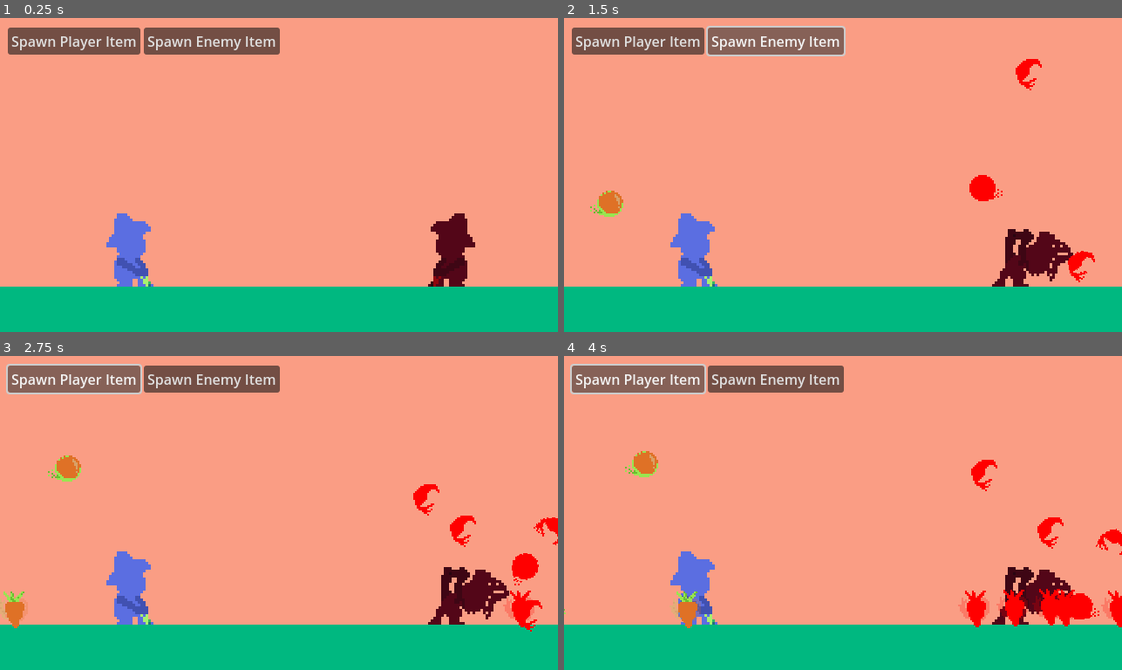
Above: before the commit, frames 1-4 (two rows, left to right).
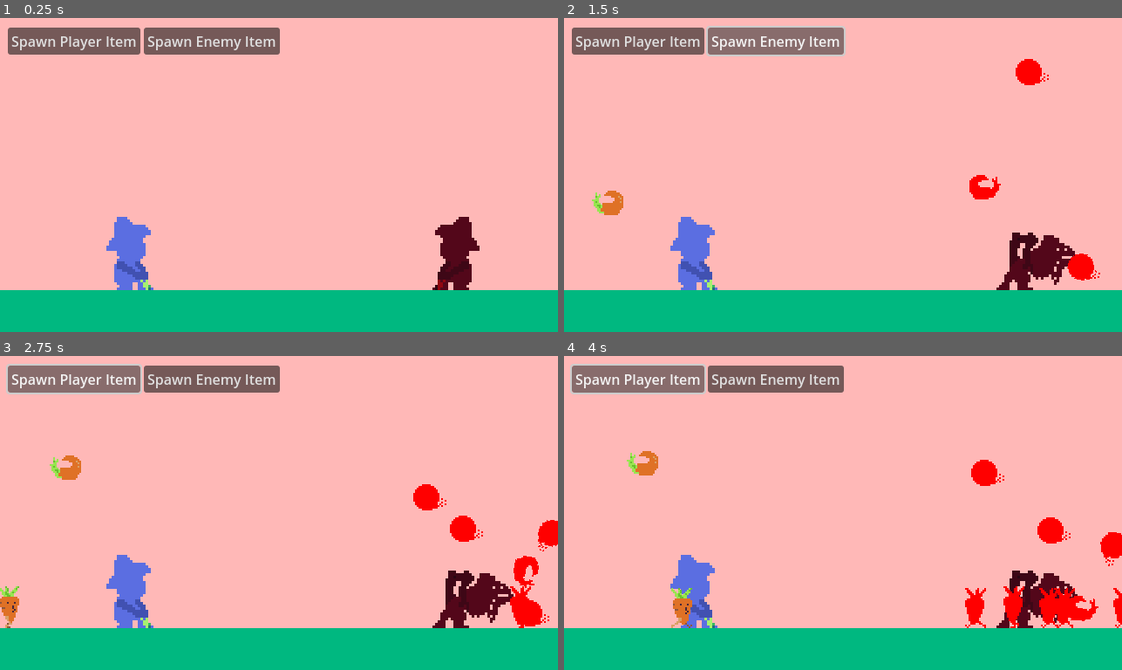
Above: after the commit, the same moments.

Repository: a3leong/farm-fiesta
Game: Godot game, scene res://main.tscn
The game is run twice, just before and just after one commit, with the same random seed, the same clock (stepped at 60 frames per second) and the same inputs.
Inputs:
- Up to frame 1 (0.25 s): no input
- Up to frame 2 (1.5 s): click "Spawn Player Item" at 0.5 s; click "Spawn Enemy Item" at 1.25 s
- Up to frame 3 (2.75 s): click "Spawn Player Item" at 2 s
- Up to frame 4 (4 s): click "Spawn Enemy Item" at 2.75 s; click "Spawn Player Item" at 3.5 s

The runs differ from the first frame. In frame 1, 81% of the frame differs, in the area x 0-100%, y 0-87%; in frame 2, 79%; in frame 3, 79%; in frame 4, 79%.

Commit message:
feat: signals, unit death

Diff:
--- a/classes/Player/farmer.tscn
+++ b/classes/Player/farmer.tscn
@@ -1,4 +1,4 @@
-[gd_scene load_steps=9 format=3]
+[gd_scene load_steps=9 format=3 uid="uid://bi2ji4jbpjtyy"]
 
 [ext_resource type="Script" path="res://classes/Player/Farmer.gd" id="1_d85vo"]
 [ext_resource type="Texture2D" uid="uid://dvejru00f6lhc" path="res://assets/farmer-pull.png" id="2_yh040"]
--- a/classes/Unit/unit.gd
+++ b/classes/Unit/unit.gd
@@ -1,6 +1,8 @@
 extends Node2D
 
 @export var speed = 100
+var floorHeight = 48
+signal unitCollide
 
 ## A unit wrapper for managing and handling multiple states of a single unit
 ##
@@ -17,6 +19,11 @@
 func init(initOwner: int):
 	$UnitStateWalking.init(initOwner)
 	$UnitStatePluck.init(initOwner)
+
+## _die()
+## Play death animation for unit then clean up memory
+func _die():
+	queue_free()
 
 ## _get_current_position()
 ##
@@ -76,4 +83,11 @@
 
 
 func _on_unit_state_pluck_bounced_twice(globalPosition: Vector2):
-	set_state(UnitStateEnum.WALKING, globalPosition)
+	# We only want the x position, course correct so carrot is actually walking on the ground
+	var floorHeightPos = ProjectSettings.get_setting("display/window/size/viewport_height") - floorHeight
+	set_state(UnitStateEnum.WALKING, Vector2(globalPosition.x, floorHeightPos))
+
+
+func _on_unit_state_walking_unit_collision(ownedUnit: Area2D, enemyUnit: Area2D):
+	unitCollide.emit(ownedUnit, enemyUnit)
+	_die()
--- a/classes/Unit/unit.tscn
+++ b/classes/Unit/unit.tscn
@@ -11,4 +11,5 @@
 
 [node name="UnitStatePluck" parent="." instance=ExtResource("3_uhy6d")]
 
+[connection signal="unit_collision" from="UnitStateWalking" to="." method="_on_unit_state_walking_unit_collision"]
 [connection signal="bounced_twice" from="UnitStatePluck" to="." method="_on_unit_state_pluck_bounced_twice"]
--- a/classes/Unit/unit_state_pluck.tscn
+++ b/classes/Unit/unit_state_pluck.tscn
@@ -71,8 +71,8 @@
 [node name="AnimatedSprite2D" type="AnimatedSprite2D" parent="RigidBody2D"]
 scale = Vector2(2, 2)
 sprite_frames = SubResource("SpriteFrames_pg68l")
-frame = 3
-frame_progress = 0.173967
+frame = 2
+frame_progress = 0.160667
 
 [node name="CollisionShape2D" type="CollisionShape2D" parent="RigidBody2D"]
 position = Vector2(1.5, 0.5)
--- a/classes/Unit/unit_state_walking.gd
+++ b/classes/Unit/unit_state_walking.gd
@@ -4,6 +4,8 @@
 
 var isWalking = false
 var unitOwner
+
+signal unit_collision
 
 # System called on script init
 func _init():
@@ -12,7 +14,9 @@
 # Dev called init function
 func init(initOwner):
 	unitOwner = initOwner
+	$Area2D.init(unitOwner)
 	if unitOwner == UnitOwnerEnum.ENEMY:
+		$Area2D/AnimatedSprite2D.set_flip_h(true)
 		speed = -speed
 		set_modulate(Color(255, 0, 0))
 
@@ -27,3 +31,8 @@
 func _process(delta: float):
 	if isWalking:
 		position.x += delta * speed
+
+
+func _on_area_2d_area_entered(area):
+	if unitOwner != area.unitOwner:
+		unit_collision.emit($Area2D, area)
--- a/classes/Unit/unit_state_walking.tscn
+++ b/classes/Unit/unit_state_walking.tscn
@@ -1,35 +1,63 @@
-[gd_scene load_steps=6 format=3 uid="uid://d2w0bnyplubyx"]
+[gd_scene load_steps=10 format=3 uid="uid://d2w0bnyplubyx"]
 
 [ext_resource type="Script" path="res://classes/Unit/unit_state_walking.gd" id="1_28cq0"]
 [ext_resource type="Texture2D" uid="uid://conmcqk5yptos" path="res://assets/carrot-walk-Sheet.png" id="2_2e1u8"]
+[ext_resource type="Script" path="res://classes/Unit/unit_state_walking_area2d.gd" id="2_q1oxw"]
 
-[sub_resource type="AtlasTexture" id="AtlasTexture_jkjjb"]
+[sub_resource type="AtlasTexture" id="AtlasTexture_mk376"]
 atlas = ExtResource("2_2e1u8")
 region = Rect2(0, 0, 24, 24)
+
+[sub_resource type="AtlasTexture" id="AtlasTexture_n81bs"]
+atlas = ExtResource("2_2e1u8")
+region = Rect2(24, 0, 24, 24)
+
+[sub_resource type="AtlasTexture" id="AtlasTexture_741td"]
+atlas = ExtResource("2_2e1u8")
+region = Rect2(48, 0, 24, 24)
+
+[sub_resource type="AtlasTexture" id="AtlasTexture_nwutf"]
+atlas = ExtResource("2_2e1u8")
+region = Rect2(72, 0, 24, 24)
 
 [sub_resource type="SpriteFrames" id="SpriteFrames_opyln"]
 animations = [{
 "frames": [{
 "duration": 1.0,
-"texture": SubResource("AtlasTexture_jkjjb")
+"texture": SubResource("AtlasTexture_mk376")
+}, {
+"duration": 1.0,
+"texture": SubResource("AtlasTexture_n81bs")
+}, {
+"duration": 1.0,
+"texture": SubResource("AtlasTexture_741td")
+}, {
+"duration": 1.0,
+"texture": SubResource("AtlasTexture_nwutf")
 }],
 "loop": true,
 "name": &"default",
-"speed": 5.0
+"speed": 12.0
 }]
 
 [sub_resource type="RectangleShape2D" id="RectangleShape2D_g0t3h"]
-size = Vector2(12, 21)
+size = Vector2(12, 24)
 
 [node name="UnitStateWalking" type="Node2D"]
 scale = Vector2(2, 2)
 script = ExtResource("1_28cq0")
 
 [node name="Area2D" type="Area2D" parent="."]
+position = Vector2(0, -12)
+script = ExtResource("2_q1oxw")
 
 [node name="AnimatedSprite2D" type="AnimatedSprite2D" parent="Area2D"]
 sprite_frames = SubResource("SpriteFrames_opyln")
+frame = 2
+frame_progress = 0.776334
 
 [node name="CollisionShape2D" type="CollisionShape2D" parent="Area2D"]
-position = Vector2(0, 0.5)
+visible = false
 shape = SubResource("RectangleShape2D_g0t3h")
+
+[connection signal="area_entered" from="Area2D" to="." method="_on_area_2d_area_entered"]
--- /dev/null
+++ b/classes/Unit/unit_state_walking_area2d.gd
@@ -0,0 +1,7 @@
+extends Area2D
+# This script exists to hold the unit owner property
+
+var unitOwner = UnitOwnerEnum.PLAYER
+
+func init(newUnitOwner: int):
+	unitOwner = newUnitOwner
--- a/main.gd
+++ b/main.gd
@@ -47,8 +47,13 @@
 #	add_child(spawnedUnit)
 
 
+func _on_unit_collide(playerUnit: Area2D, enemyUnit: Area2D):
+	print("on unit collide signal")
+
 func spawn_unit(unitOwner):
 	var spawnedUnit = unitScene.instantiate()
+	spawnedUnit.unitCollide.connect(_on_unit_collide)
+
 	var startPosition
 	if unitOwner == UnitOwnerEnum.PLAYER:
 		startPosition = $PlayerUnitSpawnPosition.position
--- a/main.tscn
+++ b/main.tscn
@@ -4,10 +4,10 @@
 [ext_resource type="Script" path="res://main.gd" id="1_rkl1y"]
 [ext_resource type="PackedScene" uid="uid://c1cm7khls3r1w" path="res://classes/Unit/unit.tscn" id="2_gnb1n"]
 [ext_resource type="PackedScene" uid="uid://c6lmx45nhktp" path="res://audio_manager.tscn" id="3_502kr"]
-[ext_resource type="PackedScene" path="res://classes/Player/farmer.tscn" id="4_2eqrv"]
+[ext_resource type="PackedScene" uid="uid://bi2ji4jbpjtyy" path="res://classes/Player/farmer.tscn" id="4_2eqrv"]
 
 [sub_resource type="RectangleShape2D" id="RectangleShape2D_4if47"]
-size = Vector2(2038, 53)
+size = Vector2(2000, 48)
 
 [node name="Main" type="Node2D"]
 script = ExtResource("1_rkl1y")
@@ -20,23 +20,24 @@
 [node name="Background" type="ColorRect" parent="."]
 offset_right = 640.0
 offset_bottom = 360.0
-color = Color(0.980392, 0.615686, 0.517647, 1)
+color = Color(1, 0.721569, 0.717647, 1)
 metadata/_edit_use_anchors_ = true
 
 [node name="Ground" type="StaticBody2D" parent="."]
-position = Vector2(9, 310)
+position = Vector2(24, 368)
 collision_layer = 2
 metadata/_edit_group_ = true
 
 [node name="ColorRect" type="ColorRect" parent="Ground"]
-offset_left = -687.0
-offset_top = -2.0
-offset_right = 1542.0
-offset_bottom = 50.0
+offset_left = -664.0
+offset_top = -56.0
+offset_right = 1336.0
+offset_bottom = -8.0
+size_flags_horizontal = 4
 color = Color(0, 0.721569, 0.501961, 1)
 
 [node name="CollisionShape2D" type="CollisionShape2D" parent="Ground"]
-position = Vector2(355, 24.5)
+position = Vector2(336, -32)
 shape = SubResource("RectangleShape2D_4if47")
 
 [node name="PlayerUnitSpawnPosition" type="Marker2D" parent="."]
@@ -48,15 +49,15 @@
 [node name="DebugUI" parent="." instance=ExtResource("1_3ksjr")]
 
 [node name="Farmer" parent="." instance=ExtResource("4_2eqrv")]
-position = Vector2(152, 260)
+position = Vector2(152, 264)
 
 [node name="EnemyFarmer" parent="." instance=ExtResource("4_2eqrv")]
 modulate = Color(0.835294, 0, 0.0862745, 0.960784)
-position = Vector2(515, 260)
+position = Vector2(520, 264)
 isEnemy = true
 
 [node name="test" type="Marker2D" parent="."]
-position = Vector2(44, 290)
+position = Vector2(-32, 308)
 
 [connection signal="timeout" from="EnemyFarmerPickTimer" to="." method="_on_enemy_farmer_pick_timer_timeout"]
 [connection signal="debugSpawnEnemyUnit" from="DebugUI" to="." method="_on_debug_ui_debug_spawn_enemy_unit"]
--- /dev/null
+++ b/ui.gd
@@ -0,0 +1,26 @@
+extends Control
+
+var counter = 0
+var gradualCounter = 0 # Make counter fill more gradual
+var start_speed = 5
+var speed = start_speed
+var deacceleration = 1.5
+var minSpeed = 0.5
+
+func _process(delta):
+	if gradualCounter < counter:
+		gradualCounter += speed
+		if speed > 0.5:
+			speed /= deacceleration
+		if gradualCounter > counter:
+			gradualCounter = counter
+		print(speed)
+		print(gradualCounter)
+		print(counter)
+		($TextureProgressBar as TextureProgressBar).set_value(gradualCounter)
+	else:
+		speed = start_speed
+
+func _input(event):
+	if (event.is_action_pressed("pick_item")):
+		counter += 20
--- /dev/null
+++ b/ui.tscn
@@ -0,0 +1,54 @@
+[gd_scene load_steps=4 format=3 uid="uid://dldaqt5rq5ah2"]
+
+[ext_resource type="Script" path="res://ui.gd" id="1_qnyf2"]
+[ext_resource type="Texture2D" uid="uid://ciqpvftf4164k" path="res://assets/meter/outer.png" id="2_7yijq"]
+[ext_resource type="Texture2D" uid="uid://dcoqreayf3u5s" path="res://assets/meter/inner.png" id="3_hirmb"]
+
+[node name="UI" type="Control"]
+layout_mode = 3
+anchors_preset = 15
+anchor_right = 1.0
+anchor_bottom = 1.0
+grow_horizontal = 2
+grow_vertical = 2
+script = ExtResource("1_qnyf2")
+
+[node name="TextureProgressBar" type="TextureProgressBar" parent="."]
+layout_mode = 2
+offset_left = 21.0
+offset_top = 11.0
+offset_right = 450.0
+offset_bottom = 57.0
+nine_patch_stretch = true
+stretch_margin_left = 3
+stretch_margin_top = 3
+stretch_margin_right = 3
+stretch_margin_bottom = 3
+texture_under = ExtResource("2_7yijq")
+texture_progress = ExtResource("3_hirmb")
+tint_under = Color(0.972549, 0.901961, 0, 1)
+tint_progress = Color(1, 0, 0, 1)
+
+[node name="MarginContainer" type="MarginContainer" parent="."]
+layout_mode = 2
+offset_top = 6.0
+offset_right = 640.0
+offset_bottom = 6.0
+
+[node name="HBoxContainer" type="HBoxContainer" parent="."]
+layout_mode = 2
+offset_top = 10.0
+offset_right = 640.0
+offset_bottom = 36.0
+
+[node name="MarginContainer" type="MarginContainer" parent="HBoxContainer"]
+custom_minimum_size = Vector2(20, 0)
+layout_mode = 2
+
+[node name="Container" type="Control" parent="HBoxContainer"]
+custom_minimum_size = Vector2(200, 20)
+layout_mode = 2
+
+[node name="Label" type="Label" parent="HBoxContainer"]
+layout_mode = 2
+text = "text to show formatting"
Binary file changed: assets/carrot-walk-Sheet.png
Binary file changed: assets/carrot-walk.ase
Binary file added: assets/meter/inner.png
Not shown, added: assets/meter/inner.png.import
Binary file added: assets/meter/outer.png
Not shown, added: assets/meter/outer.png.import
Binary file removed: carrot-walk.ase
Not shown, added: dawnbringer-32-32x.png.import
